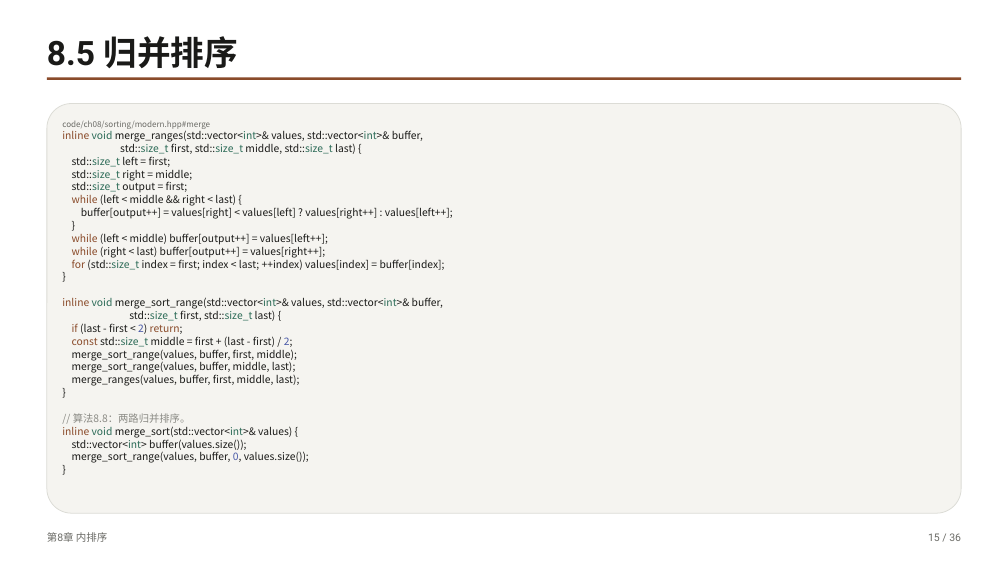
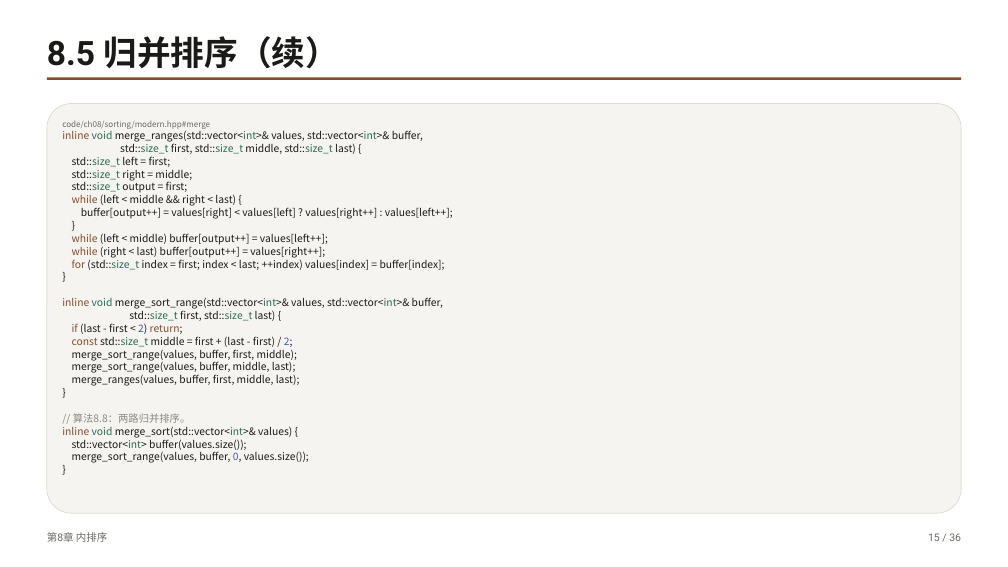
Before and after one commit to GMyhf/dsa-modernization, a slide deck: slide 15 of book/slides/pptx/ch08-sorting.pptx. Drawn at 1008x567 pixels with LibreOffice and Linux fonts; fonts in the diff are those of the drawing. Boxes give left, top, right and bottom in pixels: in the first picture for what was removed or moved away, otherwise in the second. Text is boxed around its words. In the diff, an @@ line names an element or a change of style, - is before the commit and + after.

```diff
--- a/book/slides/pptx/ch08-sorting.pptx
+++ b/book/slides/pptx/ch08-sorting.pptx
@@ text at (47, 36, 339, 69): text changed @@
-8.5 归并排序
+8.5 归并排序（续）
```
Also in this commit, not shown: 4 other slides changed, 26 other files.
